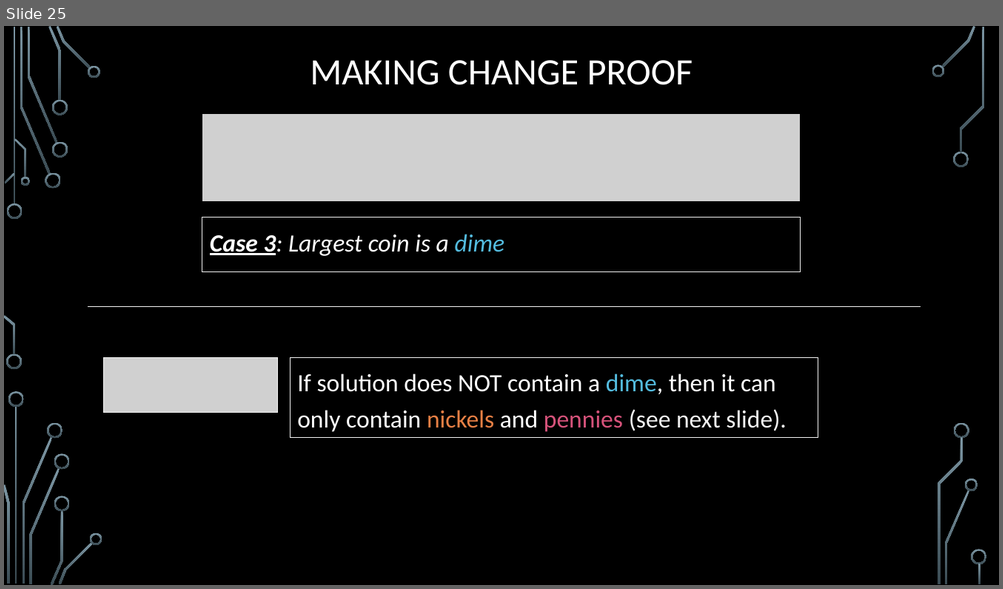
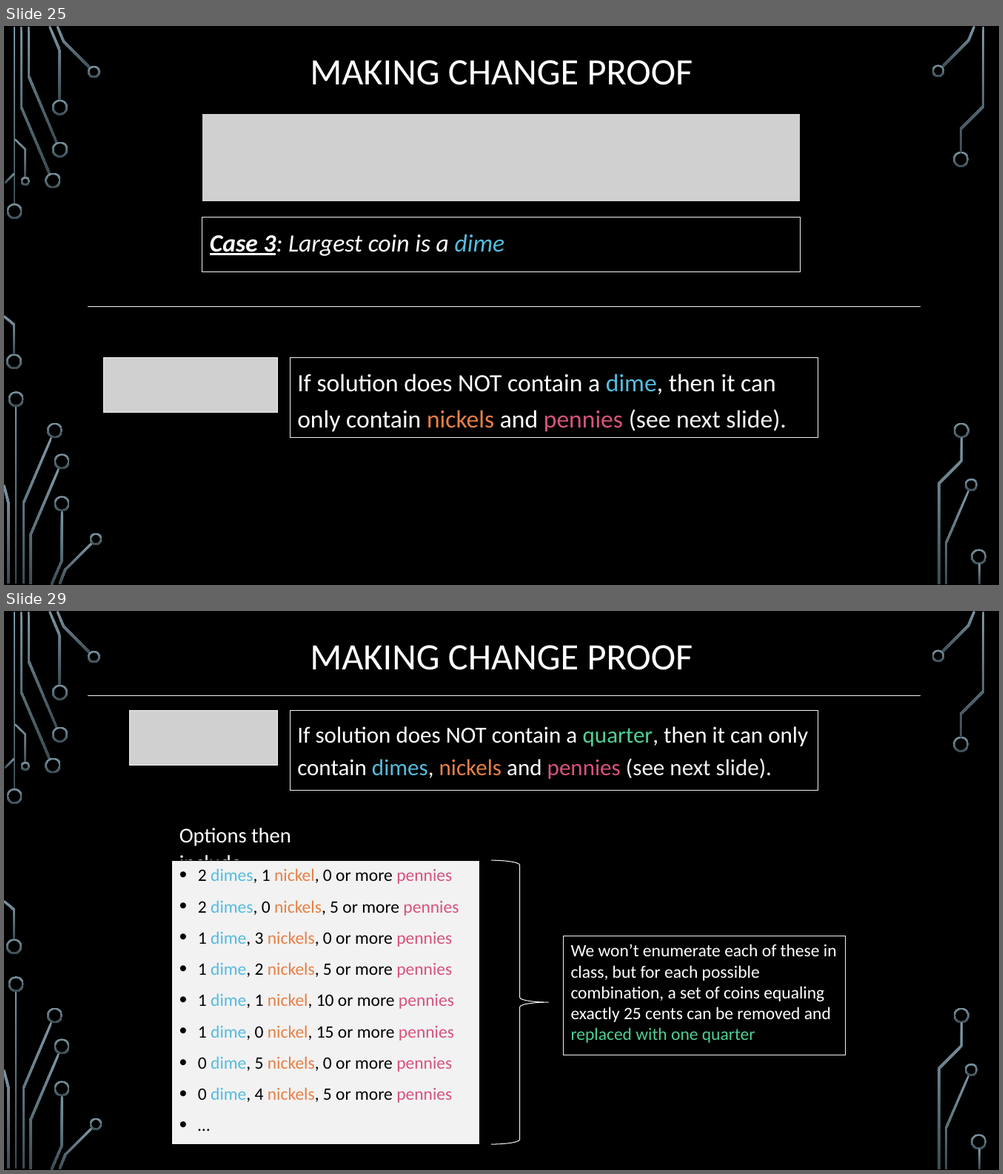
Before and after one commit to markfloryan/dsa2, a slide deck: slides/04-1-GreedyIntroChange.pptx. Shown one above the other, each under a label of ours: slide 25 before the commit, slides 25 and 29 after it; the slides between them are not shown. The pictures are 1003x589 and 1003x1174 pixels, drawn with LibreOffice and Linux fonts; fonts in the diff are those of the drawing; grey boxes stand for pictures; background and template pictures are left out. Boxes give left, top, right and bottom in pixels: in the first picture for what was removed or moved away, otherwise in the second. Text is boxed around its words. In the diff, an @@ line names an element or a change of style, - is before the commit and + after.

```diff
--- a/slides/04-1-GreedyIntroChange.pptx
+++ b/slides/04-1-GreedyIntroChange.pptx
@@ slide 29 added at <box>4,611,999,1170</box>, background picture (left out); not listed: 36 template elements that a slide beside it also shows @@
@@ title added at <box>310,645,693,670</box>, 36 pt, text #FFFFFF @@
+MAKING CHANGE PROOF
@@ line added from (88, 696) to (921, 696), #F2F2F2 0.75 pt @@
@@ picture added at <box>129,711,277,766</box> @@
@@ rectangle added at <box>290,711,817,791</box>, outline #F2F2F2 0.75 pt, 22.2 pt, text #FFFFFF @@
+If solution does NOT contain a quarter, then it can only contain dimes, nickels and pennies (see next slide).
@@ text added at <box>179,828,291,876</box>, 20.4 pt, text #FFFFFF @@
+Options then include:
@@ rectangle added at <box>172,860,480,1145</box>, fill #F2F2F2, outline #000000 0.75 pt, 16.8 pt, text #000000 @@
+• 2 dimes, 1 nickel, 0 or more pennies
+• 2 dimes, 0 nickels, 5 or more pennies
+• 1 dime, 3 nickels, 0 or more pennies
+• 1 dime, 2 nickels, 5 or more pennies
+• 1 dime, 1 nickel, 10 or more pennies
+• 1 dime, 0 nickel, 15 or more pennies
+• 0 dime, 5 nickels, 0 or more pennies
+• 0 dime, 4 nickels, 5 or more pennies
+• …
@@ right brace added at <box>491,860,549,1145</box>, outline #F2F2F2 0.75 pt @@
@@ rectangle added at <box>563,937,845,1056</box>, outline #F2F2F2 0.75 pt, 16.8 pt, text #FFFFFF @@
+We won’t enumerate each of these in class, but for each possible combination, a set of coins equaling exactly 25 cents can be removed and replaced with one quarter
```
Also in this commit, not shown: 4 slides changed, 10 other slides added, 6 slides removed, 13 other files.
